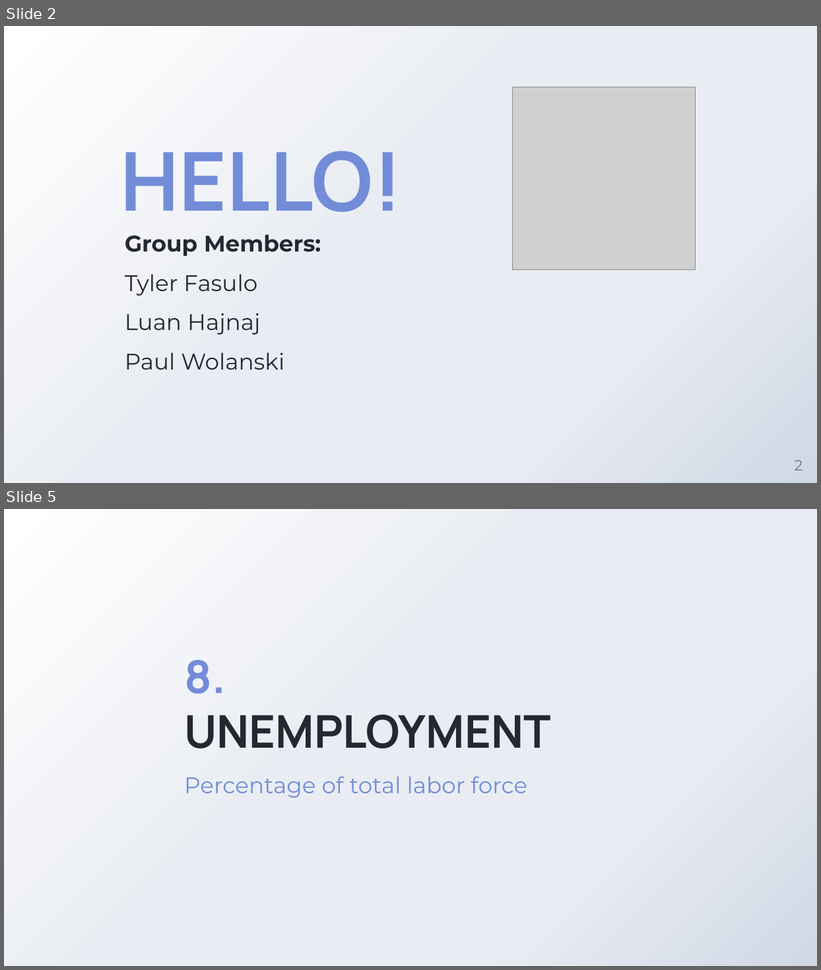
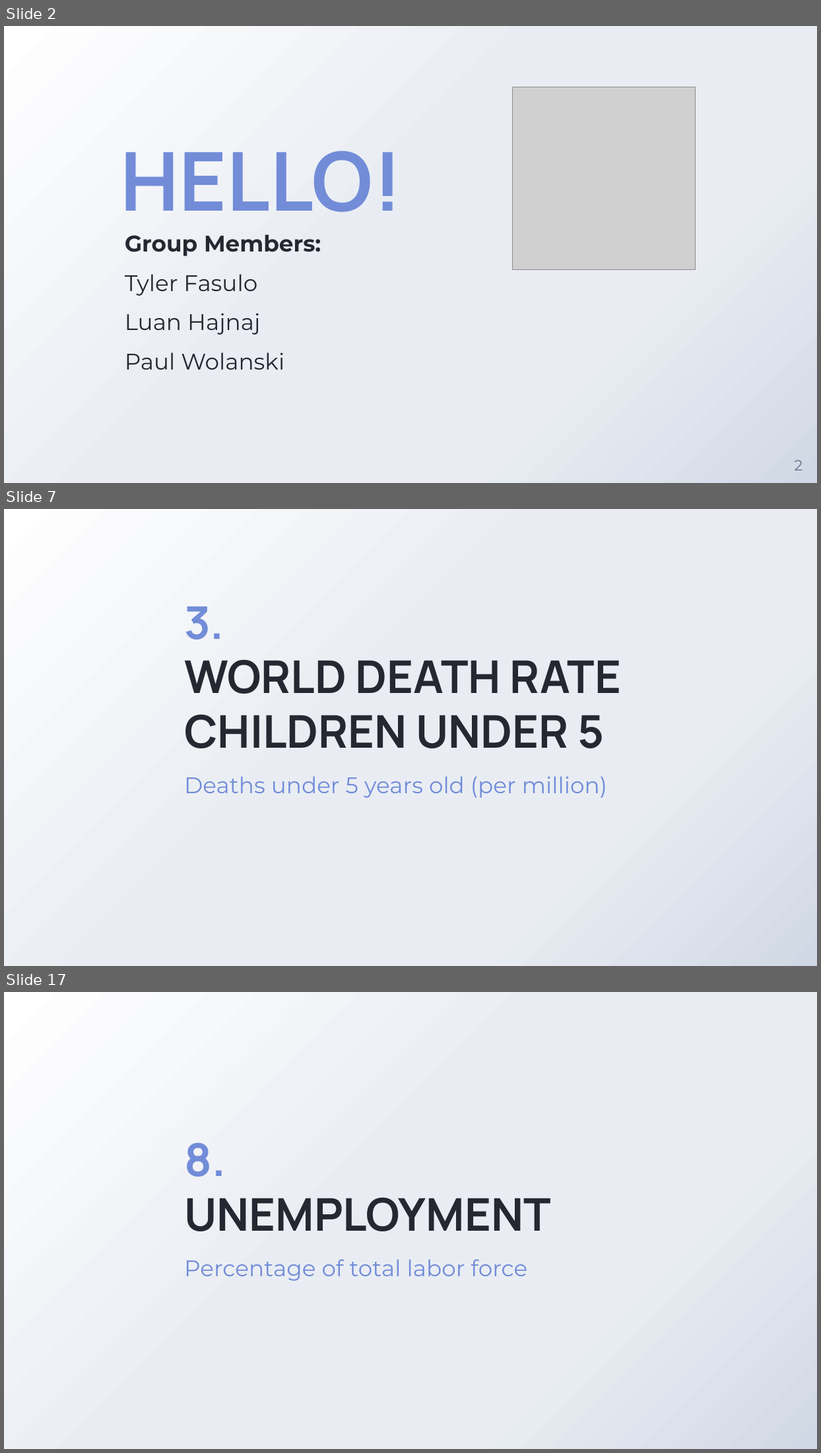
Before and after one commit to pwolanski7/LifeExpectancyProject, a slide deck: Presentation_Draft.pptx. Shown one above the other, each under a label of ours: slides 2 and 5 before the commit, slides 2, 7 and 17 after it; the slides between them are not shown. The pictures are 821x970 and 821x1453 pixels, drawn with LibreOffice and Linux fonts; fonts in the diff are those of the drawing; grey boxes stand for pictures; background and template pictures are left out. Boxes give left, top, right and bottom in pixels: in the first picture for what was removed or moved away, otherwise in the second. Text is boxed around its words. In the diff, an @@ line names an element or a change of style, - is before the commit and + after.

```diff
--- a/Presentation_Draft.pptx
+++ b/Presentation_Draft.pptx
@@ slide 7 added at [4, 509, 817, 966], background gradient #FFFFFF to #E9EDF3 to #D0D8E5 @@
@@ title added at [184, 607, 621, 749], 40 pt, text #252831, bold @@
+3.
+WORLD DEATH RATE CHILDREN UNDER 5
@@ subtitle added at [184, 776, 607, 798], 20 pt, text #728CD8 @@
+Deaths under 5 years old (per million)
@@ what was slide 5 is now slide 17 @@
```
Also in this commit, not shown: 3 slides changed, 11 other slides added, 1 other file.
